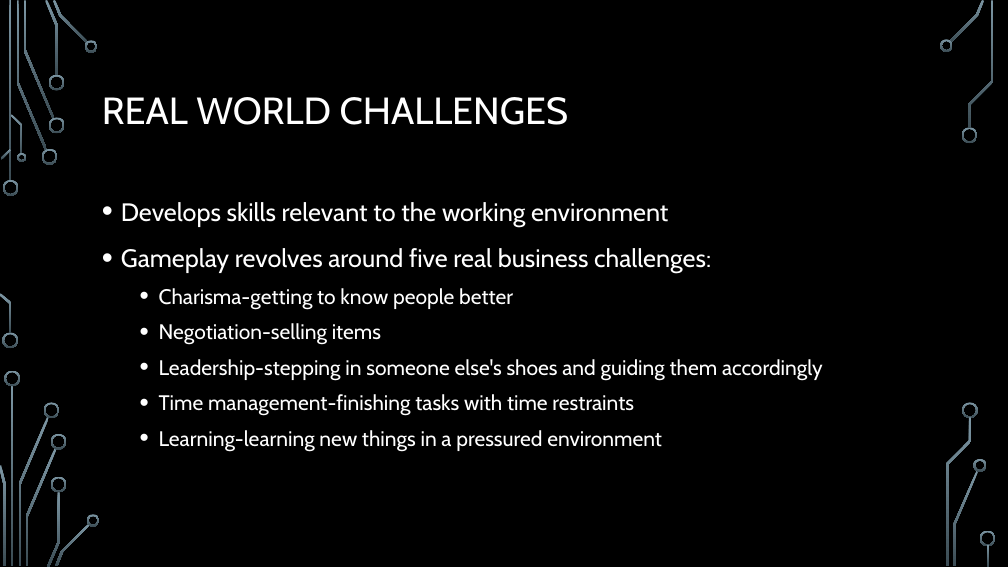
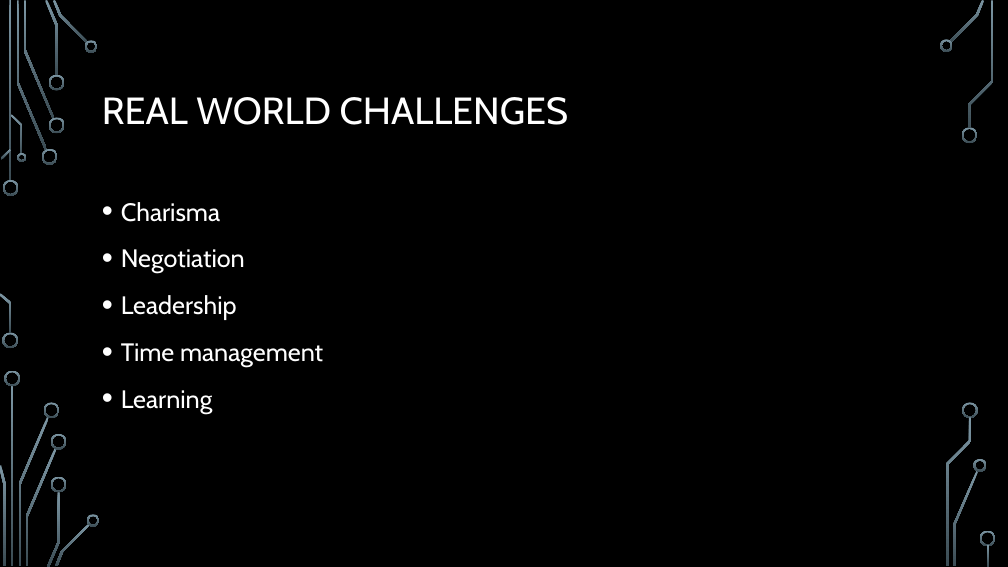
Before and after one commit to MHSCSClub/FBLA_GameSimulation_2014, a slide deck: slide 3 of Powerpoint.pptx (slide 2 before the commit). Drawn at 1008x567 pixels with LibreOffice and Linux fonts; fonts in the diff are those of the drawing; background and template pictures are left out. Boxes give left, top, right and bottom in pixels: in the first picture for what was removed or moved away, otherwise in the second. Text is boxed around its words. In the diff, an @@ line names an element or a change of style, - is before the commit and + after.

Commit message:
Updated PPW
Updated

```diff
--- a/Powerpoint.pptx
+++ b/Powerpoint.pptx
@@ text at (121,202,323,414): text changed; size 20 to 24 pt @@
-• Develops skills relevant to the working environment
-• Gameplay revolves around five real business challenges:
-  • Charisma-getting to know people better
-  • Negotiation-selling items
-  • Leadership-stepping in someone else's shoes and guiding them accordingly
-  • Time management-finishing tasks with time restraints
-  • Learning-learning new things in a pressured environment
+• Charisma
+• Negotiation
+• Leadership
+• Time management
+• Learning
```
Also in this commit, not shown: 4 other slides changed, 1 slide added, 1 slide removed.
